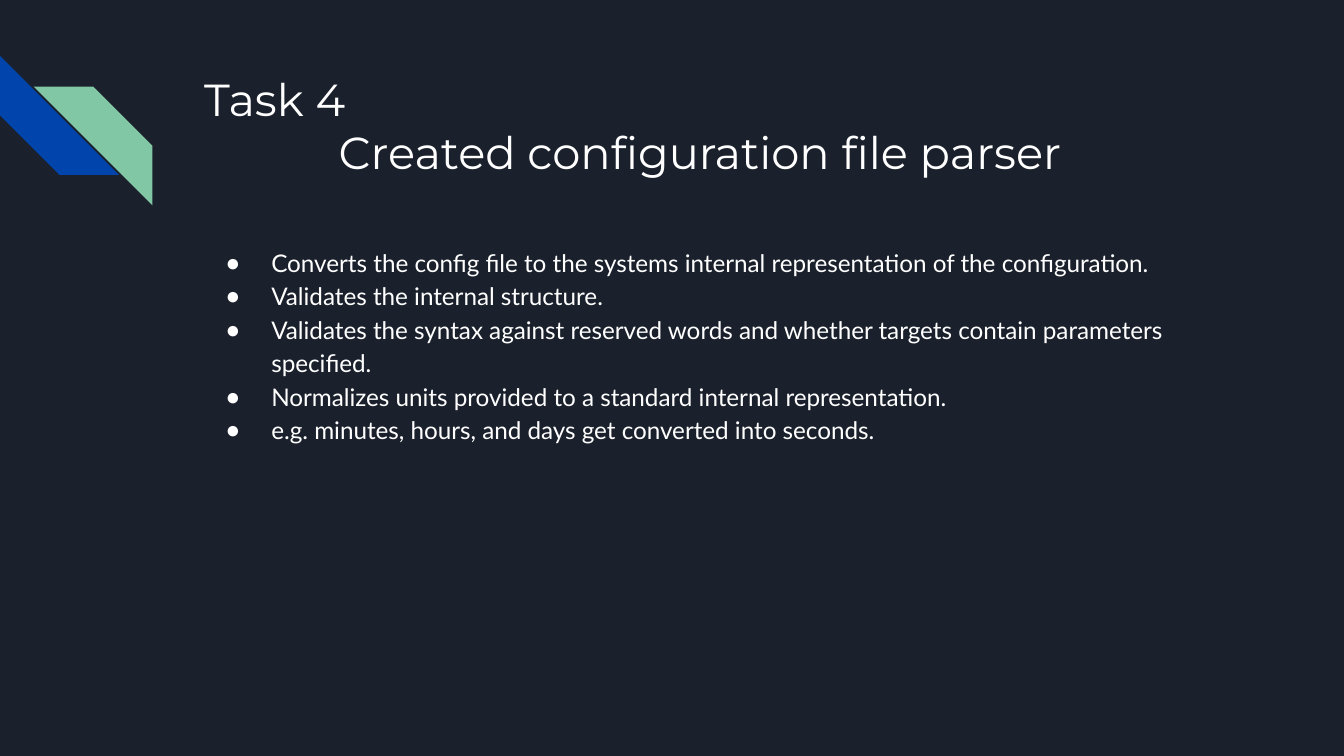
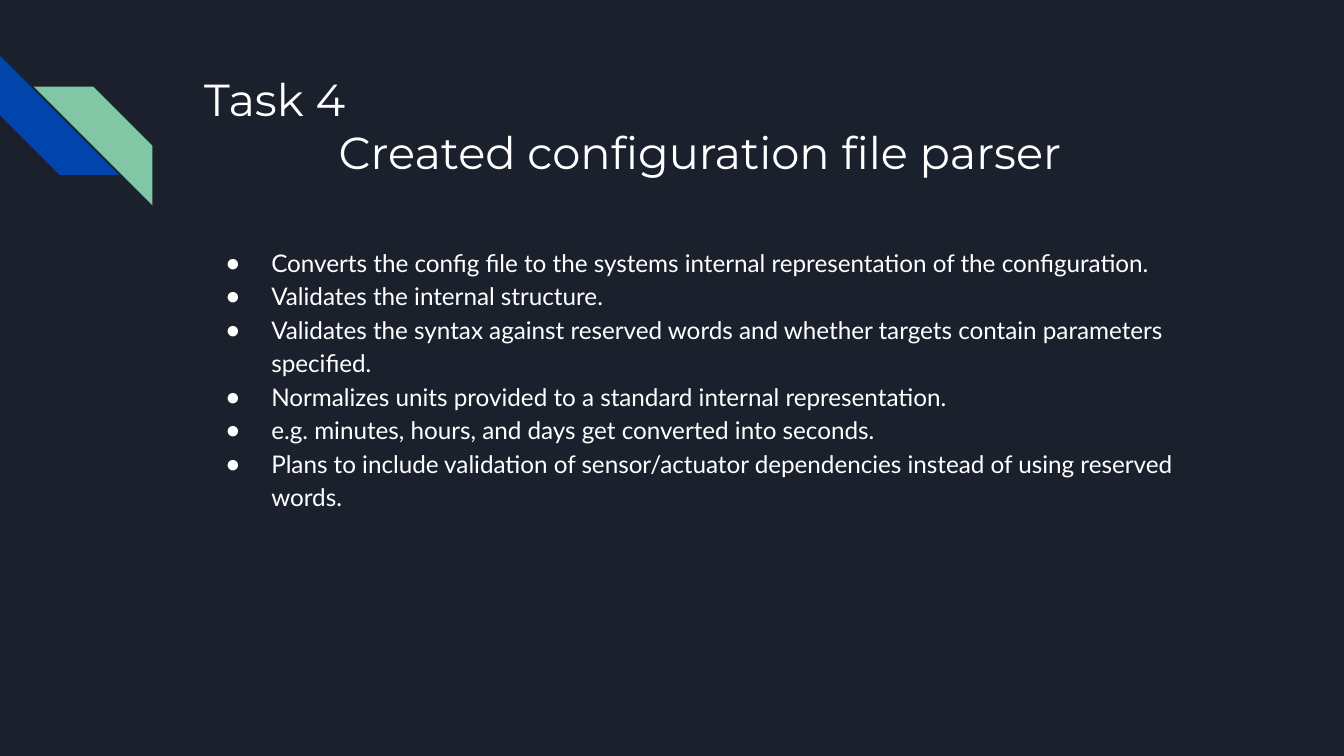
Before and after one commit to killsap/automated-multi-cycle-farming-in-space-website, a slide deck: slide 10 of docs/Milestone2Presentation.pptx (slide 11 before the commit). Drawn at 1344x756 pixels with LibreOffice and Linux fonts; fonts in the diff are those of the drawing. Boxes give left, top, right and bottom in pixels: in the first picture for what was removed or moved away, otherwise in the second. Text is boxed around its words. In the diff, an @@ line names an element or a change of style, - is before the commit and + after.

```diff
--- a/docs/Milestone2Presentation.pptx
+++ b/docs/Milestone2Presentation.pptx
@@ text at box(271, 455, 1172, 506): paragraph added @@
+● Plans to include validation of sensor/actuator dependencies instead of using reserved words.
```
Also in this commit, not shown: 9 other slides changed, 4 slides added, 2 slides removed.
